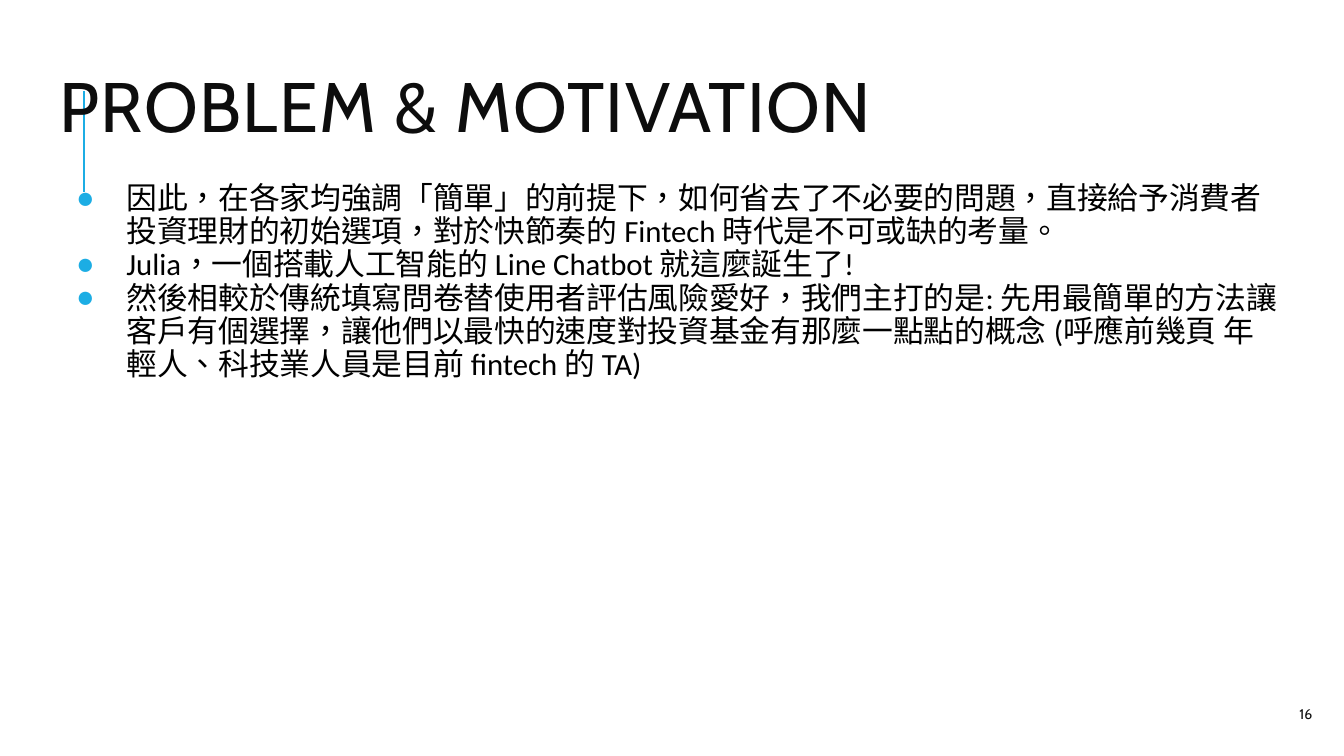
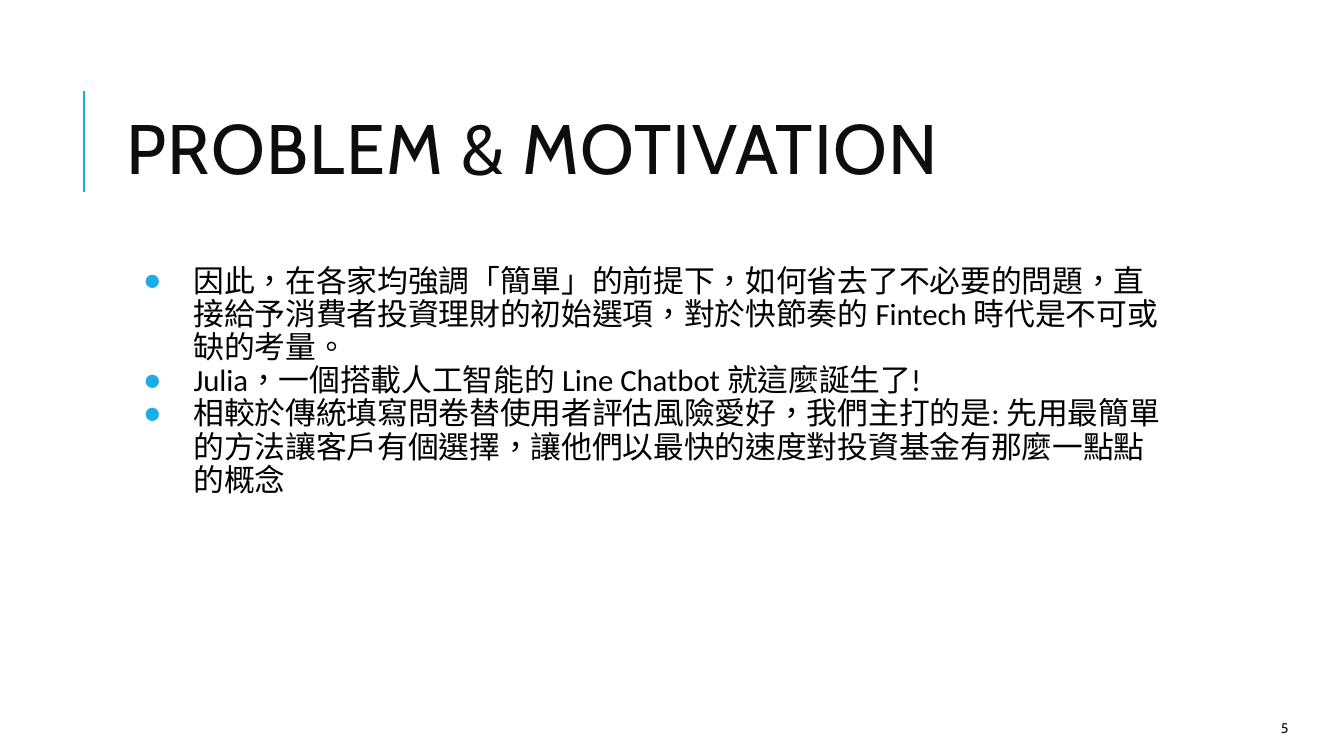
Before and after one commit to thtang/Fintech-Text-Mining-and-Machine-Learning, a slide deck: slide 5 of final/Fintech_final.pptx (slide 16 before the commit). Drawn at 1344x756 pixels with LibreOffice and Linux fonts; fonts in the diff are those of the drawing. Boxes give left, top, right and bottom in pixels: in the first picture for what was removed or moved away, otherwise in the second. Text is boxed around its words. In the diff, an @@ line names an element or a change of style, - is before the commit and + after.

```diff
--- a/final/Fintech_final.pptx
+++ b/final/Fintech_final.pptx
@@ title "PROBLEM & MOTIVATION" rewrapped from [59,82,871,148] to [126,124,938,175] @@
@@ text "因此，在各家均強調「簡單」的前提下，如何省去了不必要的問題，直接給予消費者投資理財的初始選項，對於快節奏的 Fintec ...": place and size @@
-text "因此，在各家均強調「簡單」的前提下，如何省去了不必要的問題，直接給予消費者投資理財的初始選項，對於快節奏的 Fintec ..." at [126,183,1277,379]
+text "因此，在各家均強調「簡單」的前提下，如何省去了不必要的問題，直接給予消費者投資理財的初始選項，對於快節奏的 Fintec ..." at [194,266,1160,494]
@@ text at [194,393,1160,494]: text changed @@
-● 然後相較於傳統填寫問卷替使用者評估風險愛好，我們主打的是: 先用最簡單的方法讓客戶有個選擇，讓他們以最快的速度對投資基金有那麼一點點的概念 (呼應前幾頁 年輕人、科技業人員是目前 fintech 的 TA)
+● 相較於傳統填寫問卷替使用者評估風險愛好，我們主打的是: 先用最簡單的方法讓客戶有個選擇，讓他們以最快的速度對投資基金有那麼一點點的概念
@@ page number at [1281,723,1289,733]: text changed @@
-16
+5
```
Also in this commit, not shown: 10 other slides changed, 1 slide added, 10 slides removed.
